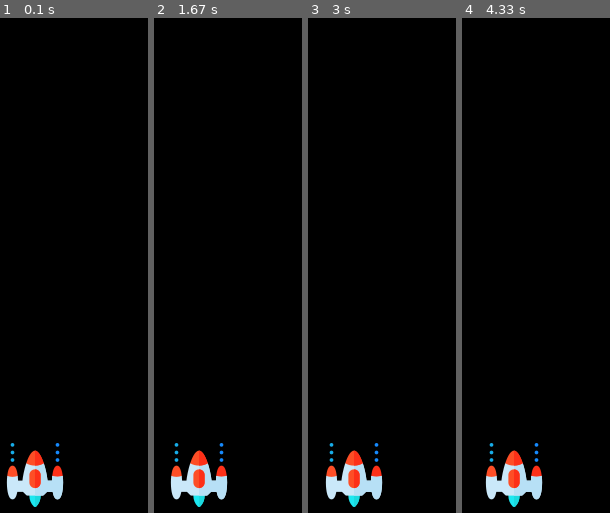
Above: before the commit, frames 1-4 (left to right).
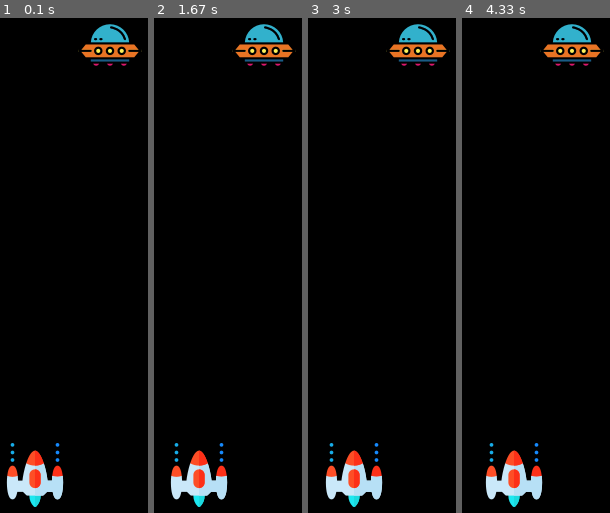
Above: after the commit, the same moments.

Repository: Intraraksa/pygame
Game: pygame game, started from Space Invader/main.py
Same seed, same stepped clock (60 frames per second), same inputs: the game is played once before the commit and once after it.
Inputs:
- Up to frame 1 (0.1 s): no input
- Up to frame 2 (1.67 s): hold Right 0.33-0.8 s; hold Right 0.83-1.3 s; hold Left from 1.33 s (still down)
- Up to frame 3 (3 s): release Left at 1.87 s; hold Left 1.9-2.3 s; hold Right 2.33-2.97 s
- Up to frame 4 (4.33 s): hold Left 3-3.47 s; hold Right 3.5-3.97 s; hold Right from 4 s (still down)

The runs differ from the first frame. In frame 1, 1.8% of the frame differs, in the area x 52-96%, y 1-10%; in frame 2, 1.8%; in frame 3, 1.8%; in frame 4, 1.8%.

Commit message:
add enermy

Diff:
--- a/Space Invader/main.py
+++ b/Space Invader/main.py
@@ -1,4 +1,5 @@
 import pygame
+import random
 
 #initialize pygame
 pygame.init()
@@ -15,8 +16,16 @@
 playerY = 480
 playerX_Change = 0
 
+enemyImg = pygame.image.load('ufo.png')
+enemyX = random.randint(0,800)
+enemyY = 50
+enemyX_Change = 0
+
 def player(x,y):
     screen.blit(playerImg,(x,y))
+
+def enermy(x,y):
+    screen.blit(enemyImg,(x,y))
 #Game loop
 running = True
 while running:
@@ -41,4 +50,5 @@
     elif playerX >= 736:
         playerX = 736
     player(playerX,playerY)
+    enermy(enemyX, enemyY)
     pygame.display.update()
Binary file added: Space Invader/ufo.png
